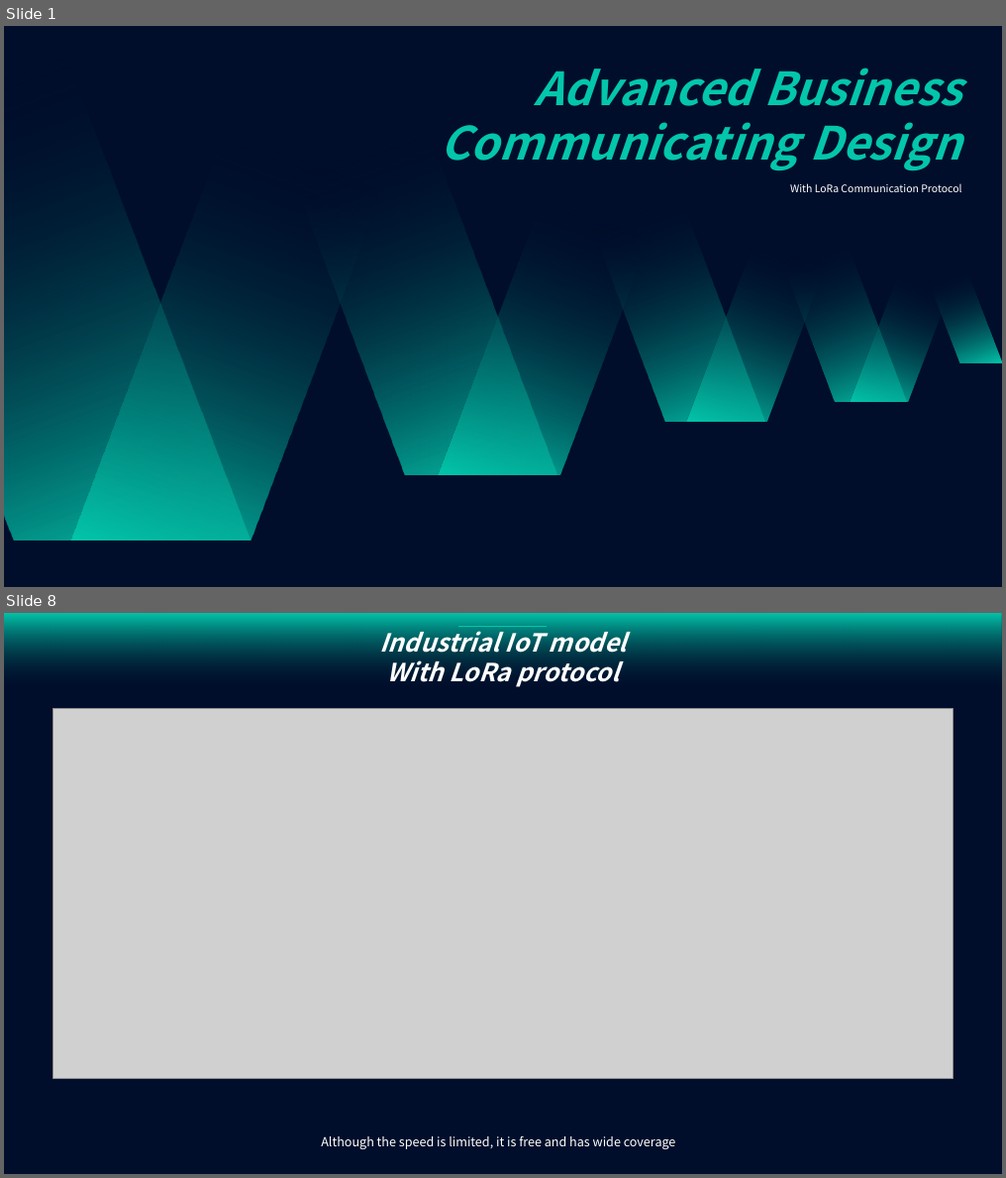
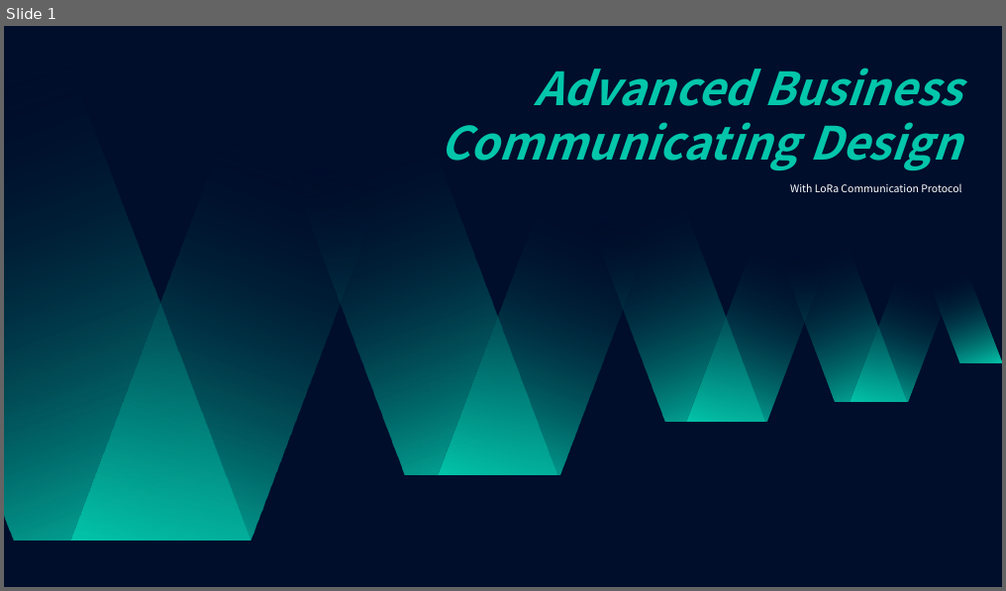
Before and after one commit to purachina/etri, a slide deck: Advanced Buisness Communicating Design/구현.pptx. Shown one above the other, each under a label of ours: slides 1 and 8 before the commit, slide 1 after it; the slides between them are not shown. The pictures are 1006x1178 and 1006x591 pixels, drawn with LibreOffice and Linux fonts; fonts in the diff are those of the drawing; grey boxes stand for pictures. Boxes give left, top, right and bottom in pixels: in the first picture for what was removed or moved away, otherwise in the second. Text is boxed around its words. In the diff, an @@ line names an element or a change of style, - is before the commit and + after.

```diff
--- a/Advanced Buisness Communicating Design/구현.pptx
+++ b/Advanced Buisness Communicating Design/구현.pptx
@@ slide 8 removed at (4, 613, 1002, 1174), background #000E2B @@
@@ text removed at (379, 626, 627, 687) @@
-Industrial IoT model
-With LoRa protocol
@@ line removed from (458, 627) to (547, 627) @@
@@ picture removed at (54, 709, 953, 1078) @@
@@ text removed at (321, 1137, 676, 1150) @@
-Although the speed is limited, it is free and has wide coverage
```
Also in this commit, not shown: 10 slides added, 7 other slides removed.
